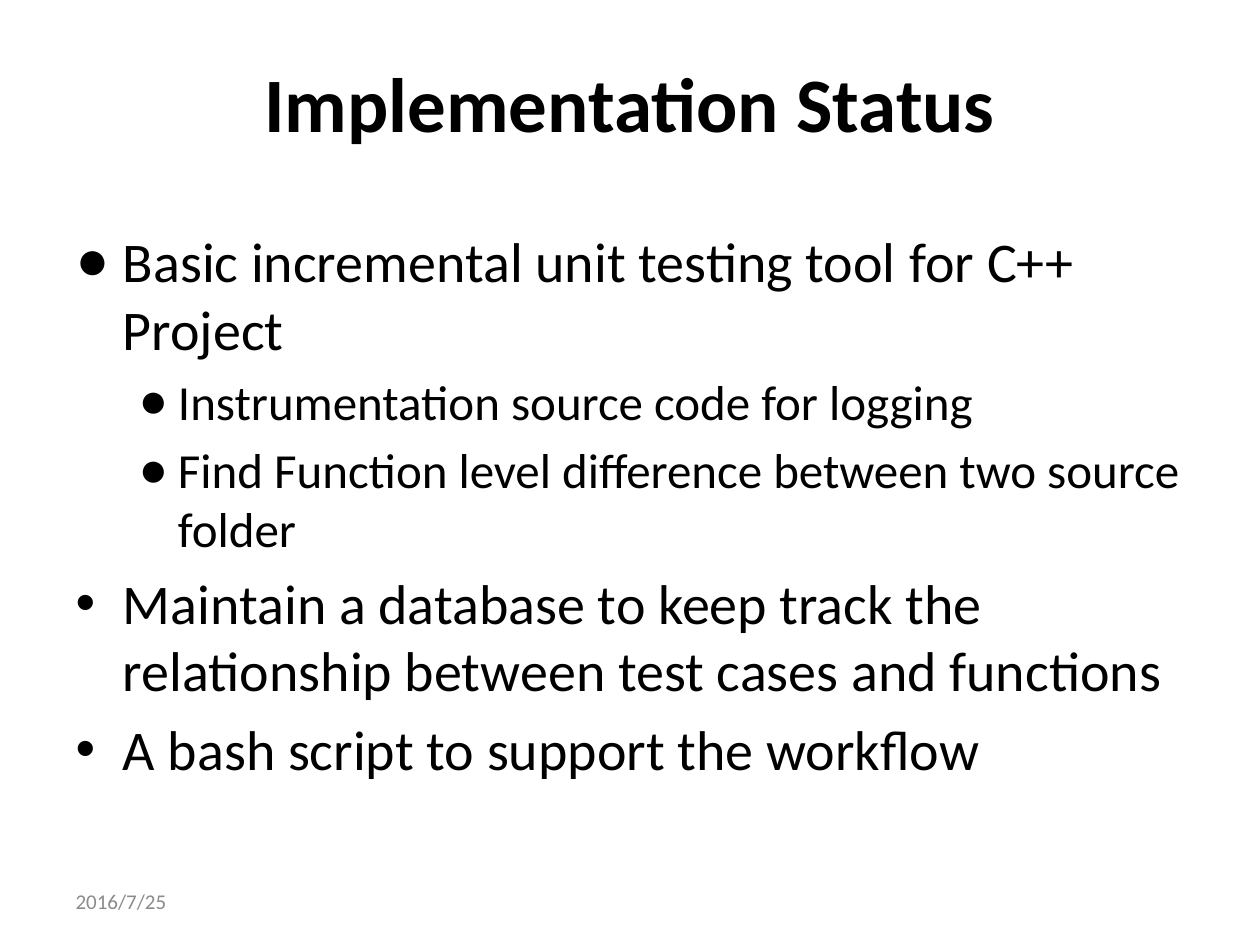
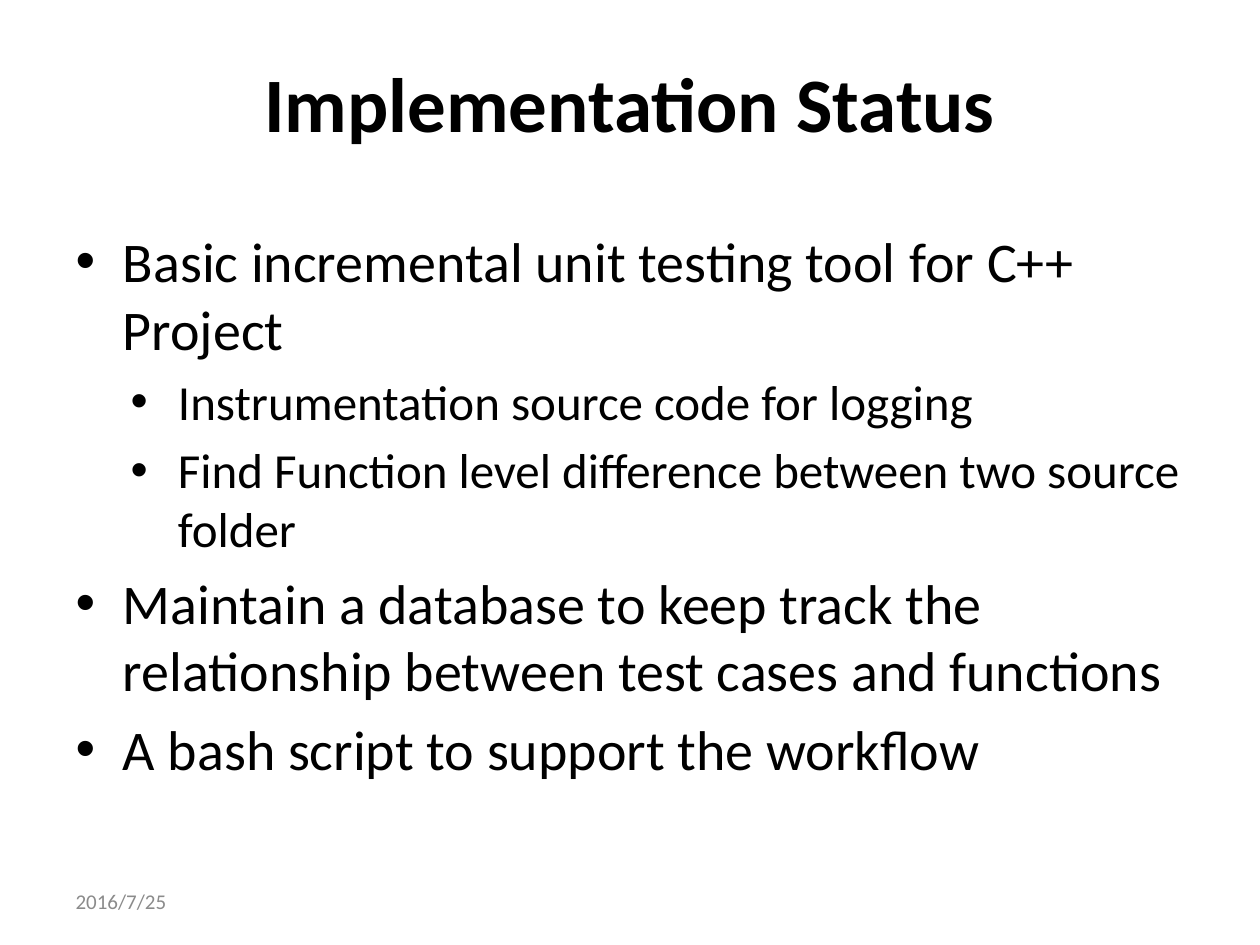
Before and after one commit to qwordy/IUT, a slide deck: slide 20 of doc/Final Presentation/Incremental_Unit_Testing-20160725-v2.pptx. Drawn at 1260x945 pixels with LibreOffice and Linux fonts; fonts in the diff are those of the drawing. Boxes give left, top, right and bottom in pixels: in the first picture for what was removed or moved away, otherwise in the second. Text is boxed around its words. In the diff, an @@ line names an element or a change of style, - is before the commit and + after.

```diff
--- a/doc/Final Presentation/Incremental_Unit_Testing-20160725-v2.pptx
+++ b/doc/Final Presentation/Incremental_Unit_Testing-20160725-v2.pptx
@@ text at [123, 243, 1179, 548]: bullet ● to •; list level 2 to 3 in "Instrumentation source code for logging"; list level 2 to 3 in "Find Function level difference between ..." @@
```
Also in this commit, not shown: 3 other slides changed.
